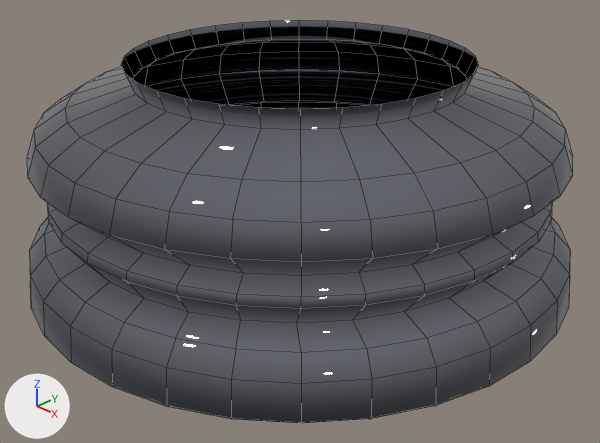
What one commit did to the Blender file Section 4/ChessSet/Models/ChessPieceBase.blend.
Rendered twice from a camera (50 mm lens) standing at (0.282, 0.216, 0.212) and looking at (0.009, 0.491, 0.03). Arrows for +X, +Y and +Z are at lower left; the lights stay in place. Mesh edges are drawn as thin lines.

Objects in the first picture: 'Base'.
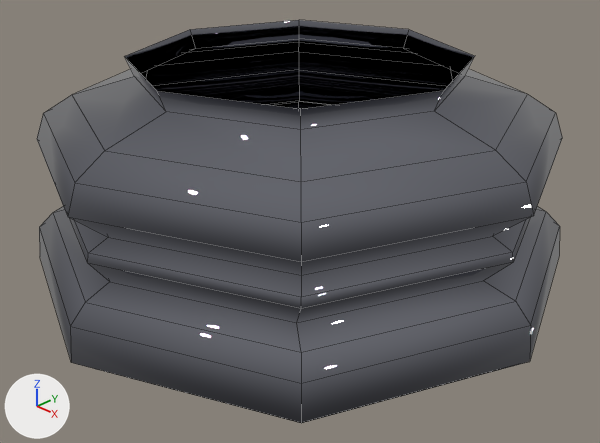
Edits to the bpy script that builds the scene:
```text
Change me_cylinder_001:
    used by ob_base; location = (0.0, -0.0001, 0.0585); scale = (0.15, 0.15, 0.15)
    remove me_cylinder_001.from_pydata(...)  # 416 vertices, 385 faces; spans x -0.93..0.94, y 2.4..4.27, z -0.39..0.36
    add me_cylinder_001.from_pydata(...)  # 104 vertices, 97 faces; spans x -0.93..0.94, y 2.4..4.27, z -0.39..0.36
    me_cylinder_001 part 1: 312 vertices removed from x -0.92..0.92, y 2.41..4.25, z -0.39..0.36
```

Location of each change, [x1, y1, x2, y2] in pixels of the pictures (600 x 443 px):
'Base', reshaped
    before: [27, 20, 573, 423]
    after: [37, 20, 562, 423]
part 1 of me_cylinder_001, deleted
    before: [27, 20, 573, 423]
